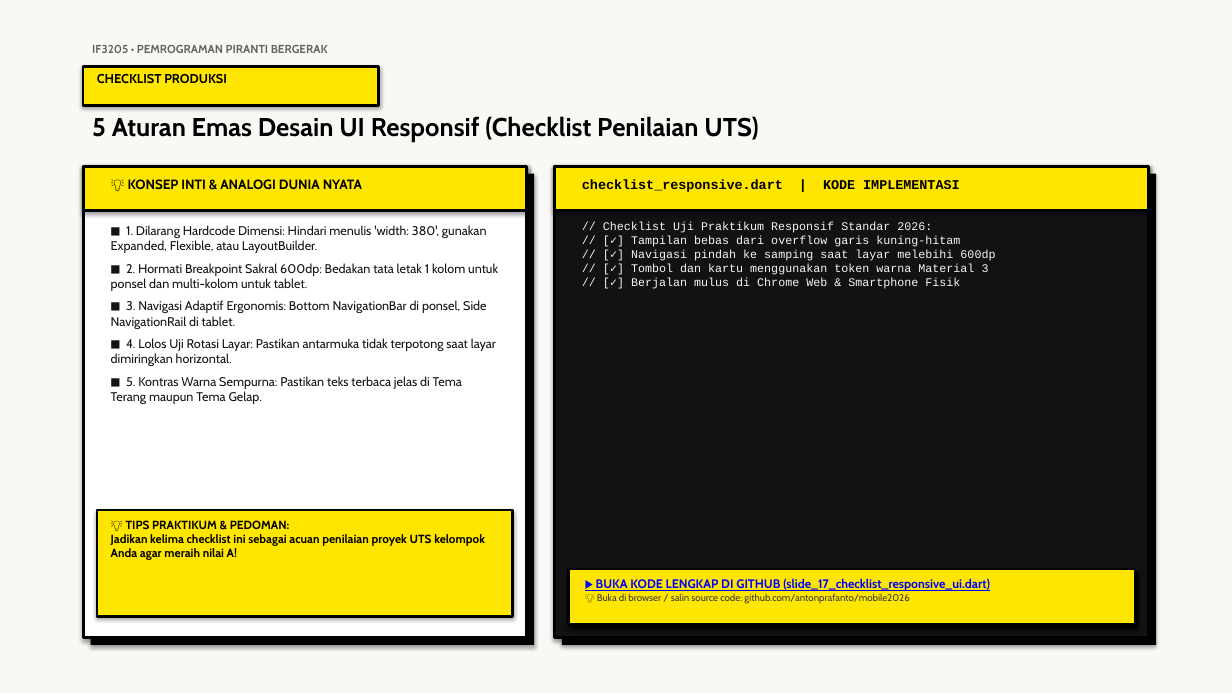
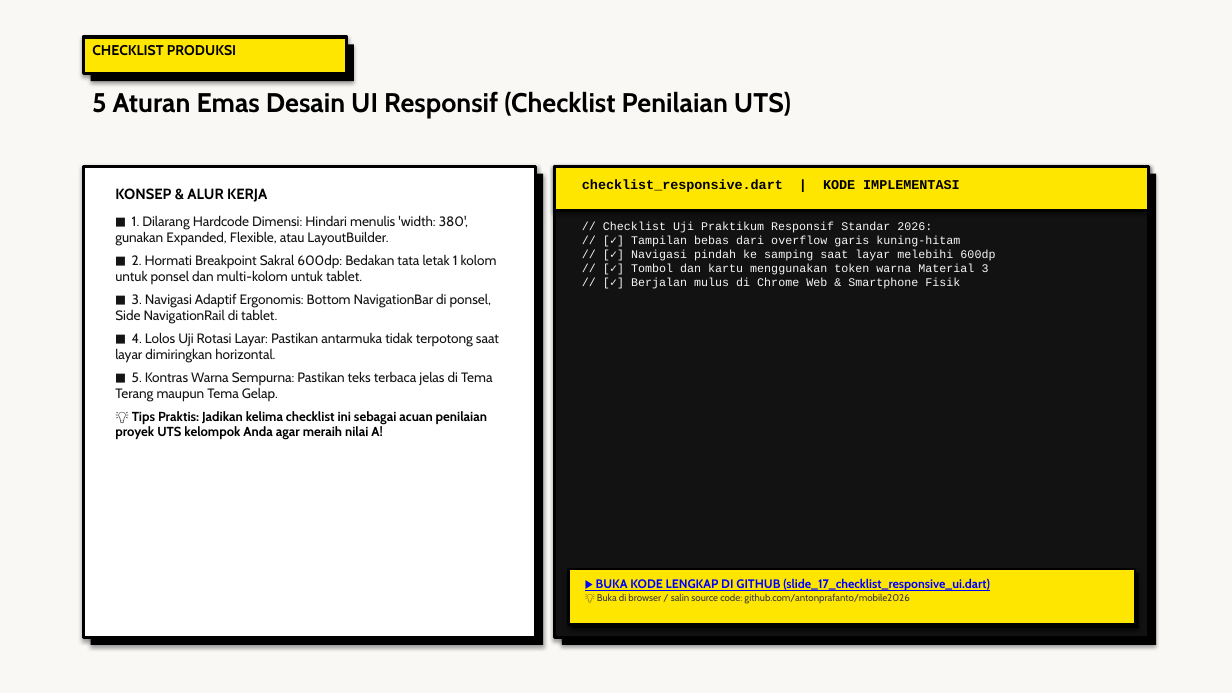
Before and after one commit to antonprafanto/mobile2026, a slide deck: slide 17 of 03_slide_presentasi/PERTEMUAN_05_Material3_dan_Responsive_UI.pptx. Drawn at 1232x693 pixels with LibreOffice and Linux fonts; fonts in the diff are those of the drawing. Boxes give left, top, right and bottom in pixels: in the first picture for what was removed or moved away, otherwise in the second. Text is boxed around its words. In the diff, an @@ line names an element or a change of style, - is before the commit and + after.

Commit message:
style(presentation): standardisasi tipografi dan ukuran font seluruh slide P1-P3 dan P5-P7 sesuai standar emas PPT 4

```diff
--- a/03_slide_presentasi/PERTEMUAN_05_Material3_dan_Responsive_UI.pptx
+++ b/03_slide_presentasi/PERTEMUAN_05_Material3_dan_Responsive_UI.pptx
@@ text "CHECKLIST PRODUKSI": place and size @@
-text "CHECKLIST PRODUKSI" at (97,74,227,83)
+text "CHECKLIST PRODUKSI" at (92,45,236,56)
@@ text "CHECKLIST PRODUKSI" at (92,45,236,56): size 10 to 11 pt @@
@@ rectangle added at (83,37,347,74), fill #FFE600, outline #000000 2.5 pt @@
@@ rectangle: place and size @@
-rectangle at (83,67,379,105)
+rectangle at (91,44,354,81)
@@ rectangle at (91,44,354,81): fill #FFE600 to #000000; outline #000000 2 pt to none @@
@@ text removed at (92,45,328,53) @@
-IF3205 • PEMROGRAMAN PIRANTI BERGERAK
@@ text "5 Aturan Emas Desain UI ...": place and size @@
-text "5 Aturan Emas Desain UI ..." at (92,116,759,142)
+text "5 Aturan Emas Desain UI ..." at (92,91,791,119)
@@ text "5 Aturan Emas Desain UI ..." at (92,91,791,119): size 20 to 21 pt @@
@@ rectangle: place and size @@
-rectangle at (83,166,527,638)
+rectangle at (83,166,536,638)
@@ rectangle removed at (83,166,527,211) @@
@@ rectangle: place and size @@
-rectangle at (91,174,534,645)
+rectangle at (91,174,543,645)
@@ text removed at (128,179,362,189) @@
-💡 KONSEP INTI & ANALOGI DUNIA NYATA
@@ text "KONSEP & ALUR KERJA": place and size @@
-text "KONSEP & ALUR KERJA" at (111,225,498,404)
+text "KONSEP & ALUR KERJA" at (115,188,499,440)
@@ text at (115,188,267,202): paragraph added @@
+KONSEP & ALUR KERJA
@@ text at (115,215,499,402): size 9.8 to 10.6 pt in "■ 1. Dilarang Hardcode Dimensi: Hindari menulis ...", "■ 2. Hormati Breakpoint Sakral 600dp: Bedakan ...", "■ 3. Navigasi Adaptif Ergonomis: Bottom NavigationBar ...", "■ 4. Lolos Uji Rotasi Layar: Pastikan ..." and 1 more places; less space between paragraphs @@
@@ text at (115,411,487,440): paragraph added @@
+💡 Tips Praktis: Jadikan kelima checklist ini sebagai acuan penilaian proyek UTS kelompok Anda agar meraih nilai A!
@@ rectangle removed at (97,510,513,616) @@
@@ text removed at (111,520,485,560) @@
-💡 TIPS PRAKTIKUM & PEDOMAN:
-Jadikan kelima checklist ini sebagai acuan penilaian proyek UTS kelompok Anda agar meraih nilai A!
```
Also in this commit, not shown: 17 other slides changed, 11 other files.
